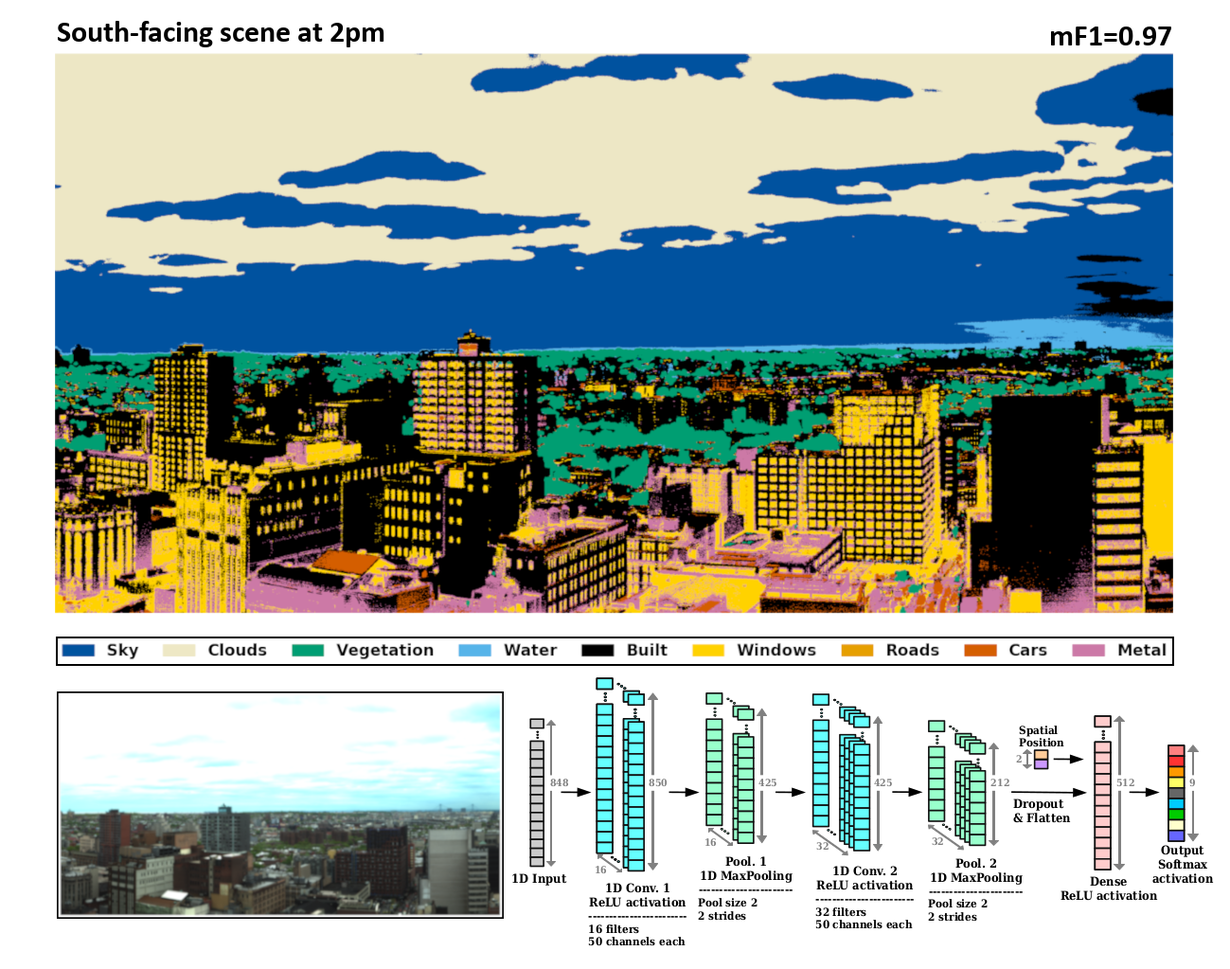
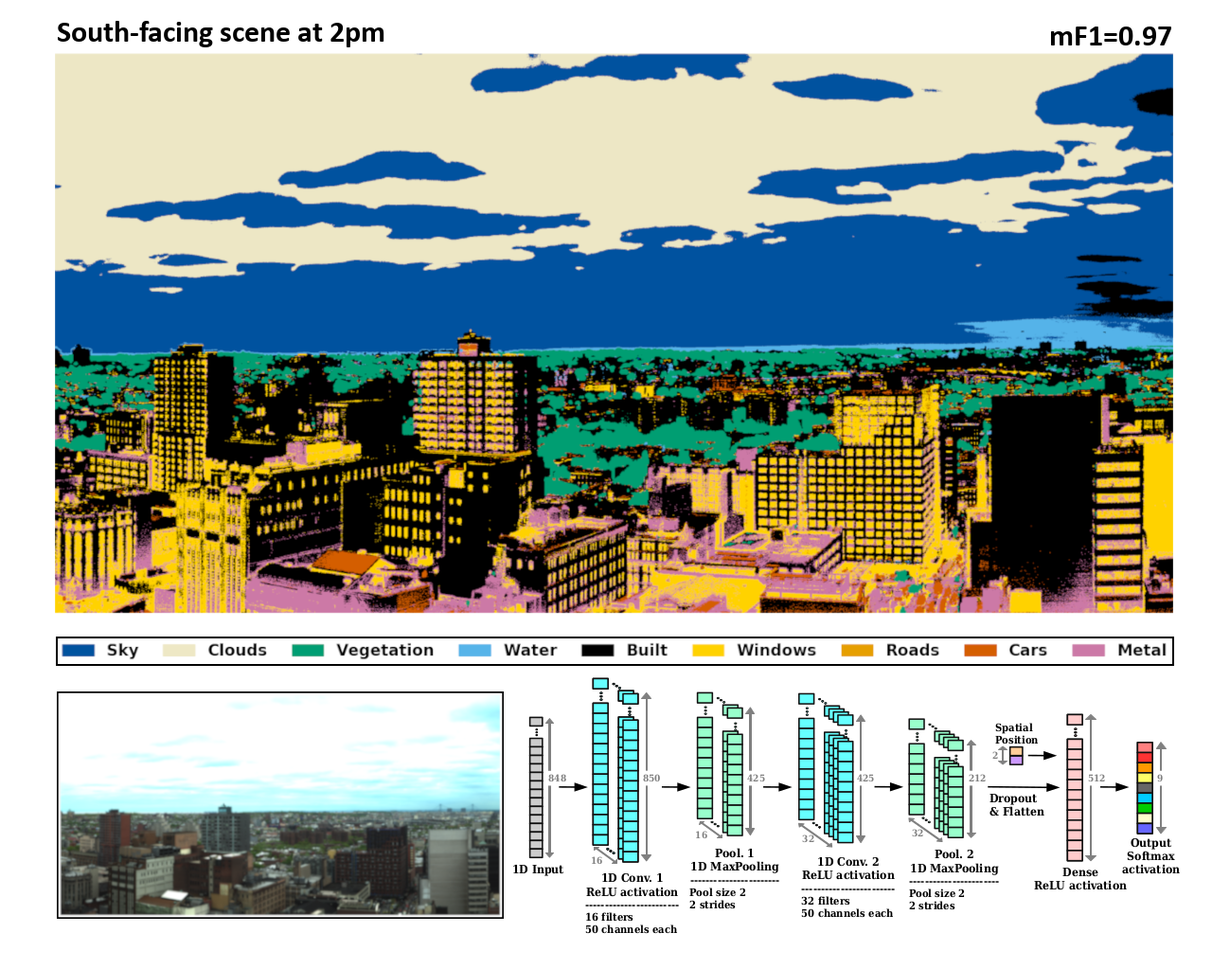
Revision of a layered 1230 × 969 image; what changed, layer by layer:
removed layer "CNN_model_v2.pdf" over [512, 676, 1214, 946]
painted on "CNN_model_v2.pdf #1" over [512, 676, 1194, 939]
